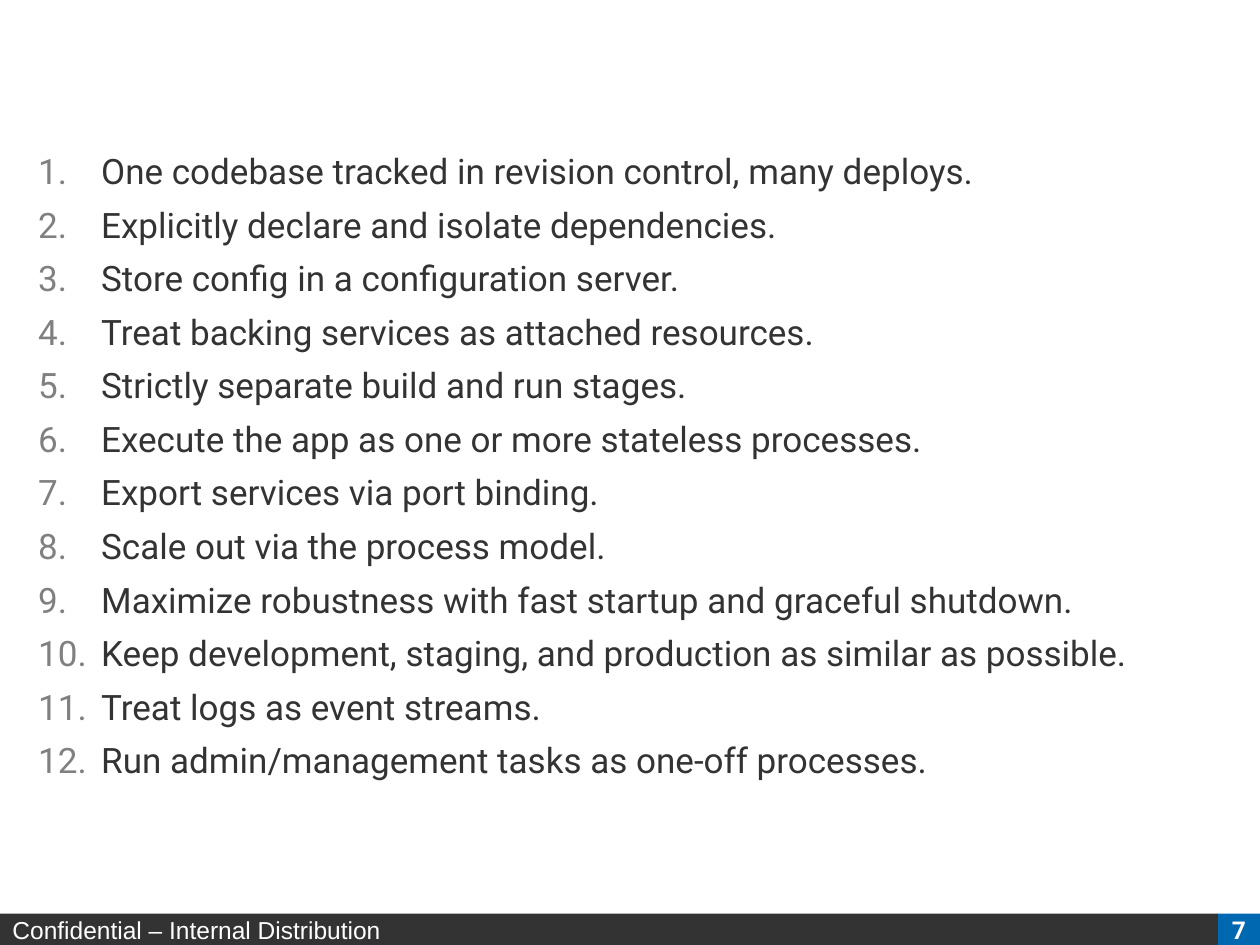
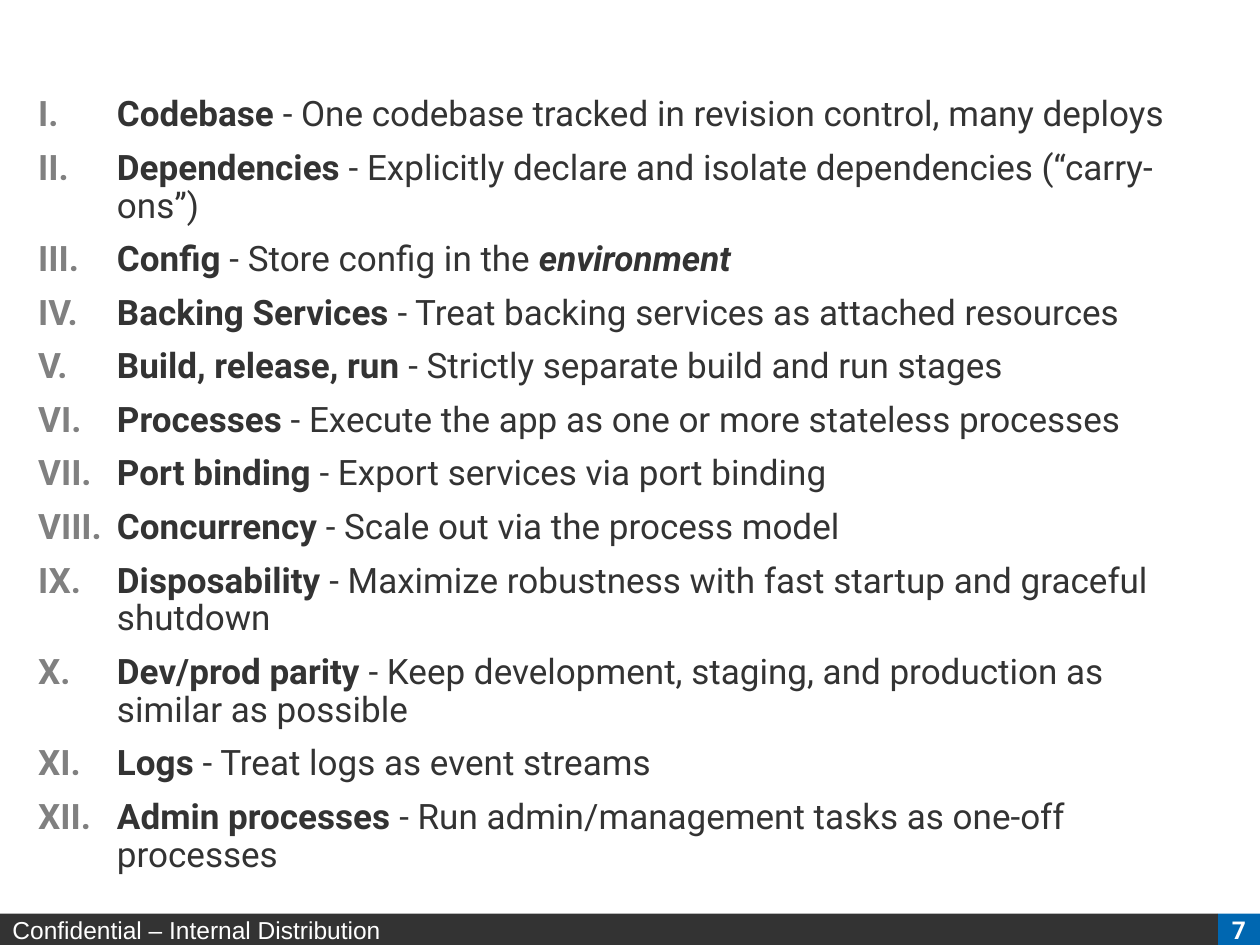
Before and after one commit to arpithparikh/ArchConf2015Collaboration, a slide deck: slide 7 of ArchConf2015-takeaways-v3.pptx. Drawn at 1260x945 pixels with LibreOffice and Linux fonts; fonts in the diff are those of the drawing; background and template pictures are left out. Boxes give left, top, right and bottom in pixels: in the first picture for what was removed or moved away, otherwise in the second. Text is boxed around its words. In the diff, an @@ line names an element or a change of style, - is before the commit and + after.

```diff
--- a/ArchConf2015-takeaways-v3.pptx
+++ b/ArchConf2015-takeaways-v3.pptx
@@ text at (117,99,1164,874): text changed @@
-1. One codebase tracked in revision control, many deploys.
-2. Explicitly declare and isolate dependencies.
-3. Store config in a configuration server.
-4. Treat backing services as attached resources.
-5. Strictly separate build and run stages.
-6. Execute the app as one or more stateless processes.
-7. Export services via port binding.
-8. Scale out via the process model.
-9. Maximize robustness with fast startup and graceful shutdown.
-10. Keep development, staging, and production as similar as possible.
-11. Treat logs as event streams.
-12. Run admin/management tasks as one-off processes.
+I. Codebase - One codebase tracked in revision control, many deploys
+II. Dependencies - Explicitly declare and isolate dependencies (“carry-ons”)
+III. Config - Store config in the environment
+IV. Backing Services - Treat backing services as attached resources
+V. Build, release, run - Strictly separate build and run stages
+VI. Processes - Execute the app as one or more stateless processes
+VII. Port binding - Export services via port binding
+VIII. Concurrency - Scale out via the process model
+IX. Disposability - Maximize robustness with fast startup and graceful shutdown
+X. Dev/prod parity - Keep development, staging, and production as similar as possible
+XI. Logs - Treat logs as event streams
+XII. Admin processes - Run admin/management tasks as one-off processes
```
Also in this commit, not shown: 1 other slide changed.
